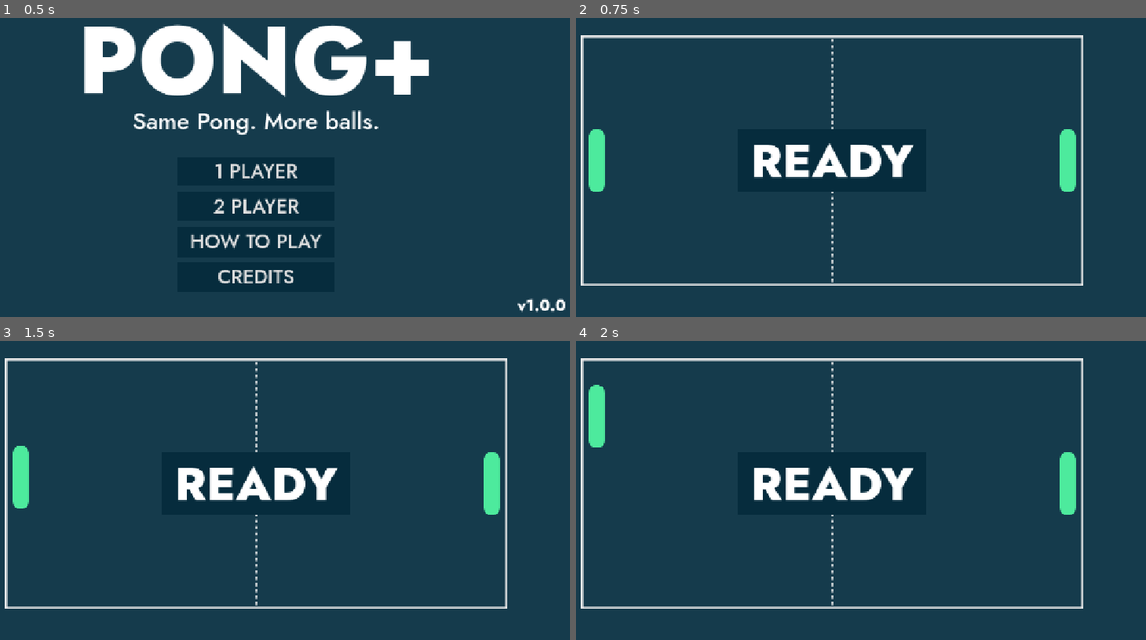
Above: before the commit, frames 1-4 (two rows, left to right).
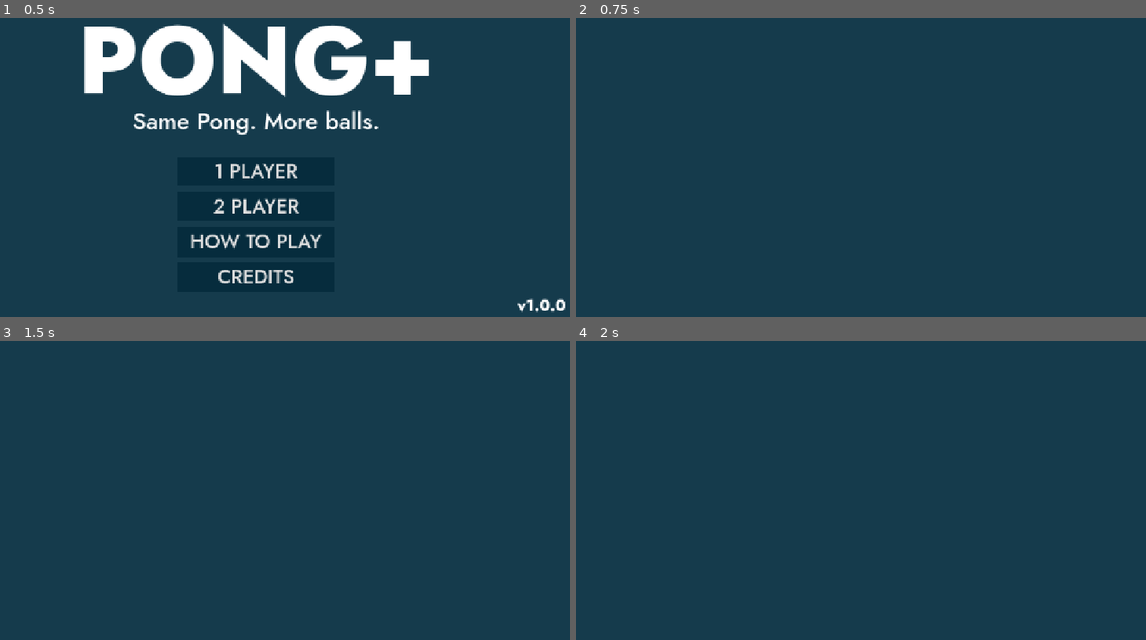
Above: after the commit, the same moments.

Repository: cf-Le3/pong-plus
Game: Godot game, scene res://general/main/main.tscn
The game is run twice, just before and just after one commit, with the same random seed, the same clock (stepped at 60 frames per second) and the same inputs.
Inputs:
- Up to frame 1 (0.5 s): no input
- Up to frame 2 (0.75 s): click "1 PLAYER" at 0.5 s
- Up to frame 3 (1.5 s): tap Enter at 1.25 s; hold W (up_player1) from 1.28 s (still down); hold Down (down_player2) from 1.28 s (still down)
- Up to frame 4 (2 s): keep holding W (up_player1); keep holding Down (down_player2)

Frame 1 is identical in both runs. In frame 2, 5.6% of the frame differs, in the area x 0-89%, y 5-90%; in frame 3, 5.6%; in frame 4, 5.6%.
Error after the commit: Parse Error: Identifier "BALLS_MAX" not declared in the current scope. (res://gameplay/game/game.gd:74)

Commit message:
Update variables
Prefixed variables that will be affected by the game settings menu with "config_" and separated them out from the other variables.
Private variables have also been prefixed with an underscore to distinguish them from publicly-accessible variables.
Converted certain constants into variables and changed their names accordingly.
The viewport variables are now local to the "_ready" function as they are not used elsewhere.

Diff:
--- a/Pong Plus/gameplay/game/game.gd
+++ b/Pong Plus/gameplay/game/game.gd
@@ -2,35 +2,41 @@
 extends Node2D
 signal close_game
 @export var ball_scene: PackedScene
-var is_multiplayer := true
-var viewport_w: float
-var viewport_h: float
 var balls_spawned := 0
 var ball_textures := [load("res://gameplay/ball/ball1.png"), load("res://gameplay/ball/ball2.png"), load("res://gameplay/ball/ball3.png")]
 var initial_angles := [45*PI/180, 60*PI/180, 75*PI/180]
 var initial_angles_offsets := [0, PI/2, PI, 3*PI/2]
+# Configuration values
+var config_is_multiplayer := true
+var config_resize_enabled := true
+var config_score_max := 5
+var config_balls_max := 5
+# var config_cpu_difficulty = null
+
+# Session-specific
 var score_player_1 := 0
 var score_player_2 := 0
 var close_game_enabled := false
+
+# Arena dimensions
 const ARENA_W := 1024
 const ARENA_H := 512
-const SCORE_MAX := 5
-const BALLS_MAX := 5
 
 func _ready() -> void:
-	viewport_w = get_viewport_rect().size.x
-	viewport_h = get_viewport_rect().size.y
+	var viewport_w := get_viewport_rect().size.x
+	var viewport_h := get_viewport_rect().size.y
 
 	$WallBounceHigh.global_position = Vector2(viewport_w/2, (viewport_h-ARENA_H)/2)
 	$WallBounceLow.global_position = Vector2(viewport_w/2, viewport_h-(viewport_h-ARENA_H)/2)
 	$WallGoalLeft.global_position = Vector2((viewport_w-ARENA_W)/2, viewport_h/2)
 	$WallGoalRight.global_position = Vector2(viewport_w-(viewport_w-ARENA_W)/2, viewport_h/2)
+	$Sprite2D.global_position = Vector2(viewport_w/2, viewport_h/2)
 
 	$Paddle1.global_position = Vector2((viewport_w-ARENA_W)/2+32, viewport_h/2)
 	$Paddle1.init_x = $Paddle1.global_position.x
 	$Paddle2.global_position = Vector2(viewport_w-(viewport_w-ARENA_W)/2-32, viewport_h/2)
 	$Paddle2.init_x = $Paddle2.global_position.x
-	if not is_multiplayer:
+	if not config_is_multiplayer:
 		$Paddle2.is_player_controlled = false
 
 	$BallSpawn.global_position = Vector2(viewport_w/2, viewport_h/2)
@@ -59,7 +65,7 @@
 	do_stuff_after_scoring()
 
 func do_stuff_after_scoring() -> void:
-	if score_player_1 >= SCORE_MAX || score_player_2 >= SCORE_MAX:
+	if score_player_1 >= config_score_max || score_player_2 >= config_score_max:
 		game_over()
 	elif get_tree().get_nodes_in_group("balls").size() <= 1:
 		spawn_ball()
--- a/Pong Plus/general/main/main.gd
+++ b/Pong Plus/general/main/main.gd
@@ -20,7 +20,7 @@
 func create_new_game_session(is_multiplayer: bool) -> void:
 	enable_title(false)
 	game = game_scene.instantiate()
-	game.is_multiplayer = is_multiplayer
+	game.config_is_multiplayer = is_multiplayer
 	game.connect("close_game", _on_close_game)
 	add_child(game)
 
